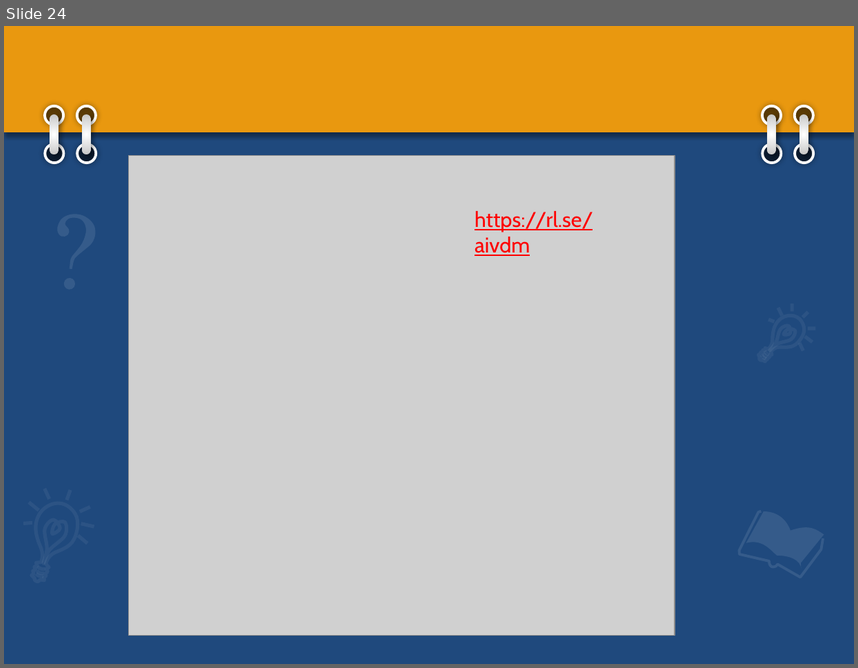
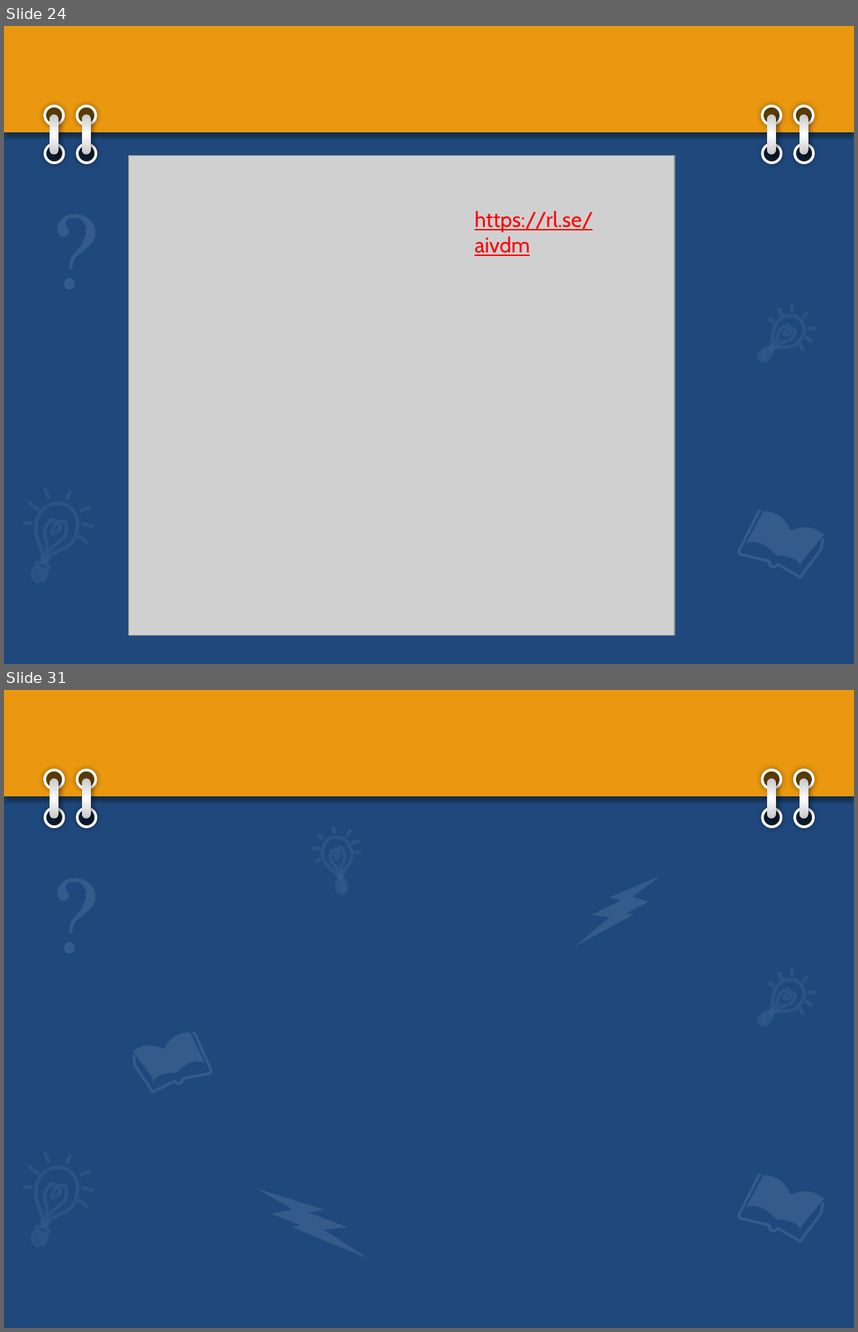
Before and after one commit to aliasgis/uostech, a slide deck: 측량정보공학특론.pptx. Shown one above the other, each under a label of ours: slide 24 before the commit, slides 24 and 31 after it; the slides between them are not shown. The pictures are 858x668 and 858x1332 pixels, drawn with LibreOffice and Linux fonts; fonts in the diff are those of the drawing; grey boxes stand for pictures. Boxes give left, top, right and bottom in pixels: in the first picture for what was removed or moved away, otherwise in the second. Text is boxed around its words. In the diff, an @@ line names an element or a change of style, - is before the commit and + after.

```diff
--- a/측량정보공학특론.pptx
+++ b/측량정보공학특론.pptx
@@ slide 31 added at (4, 690, 854, 1328), background #1F497D; not listed: 41 template elements that a slide beside it also shows @@
@@ group added at (312, 826, 361, 896): 7 lines, 5 freeform shapes @@
@@ freeform shape added at (575, 876, 660, 947), fill #FFFFFF at 10% opacity @@
@@ freeform shape added at (132, 1029, 205, 1085), fill #FFFFFF at 10% opacity @@
@@ freeform shape added at (132, 1031, 212, 1092), outline #FFFFFF 2.25 pt @@
@@ freeform shape added at (257, 1188, 370, 1259), fill #FFFFFF at 10% opacity @@
```
Also in this commit, not shown: 6 other slides added, 7 other files.
